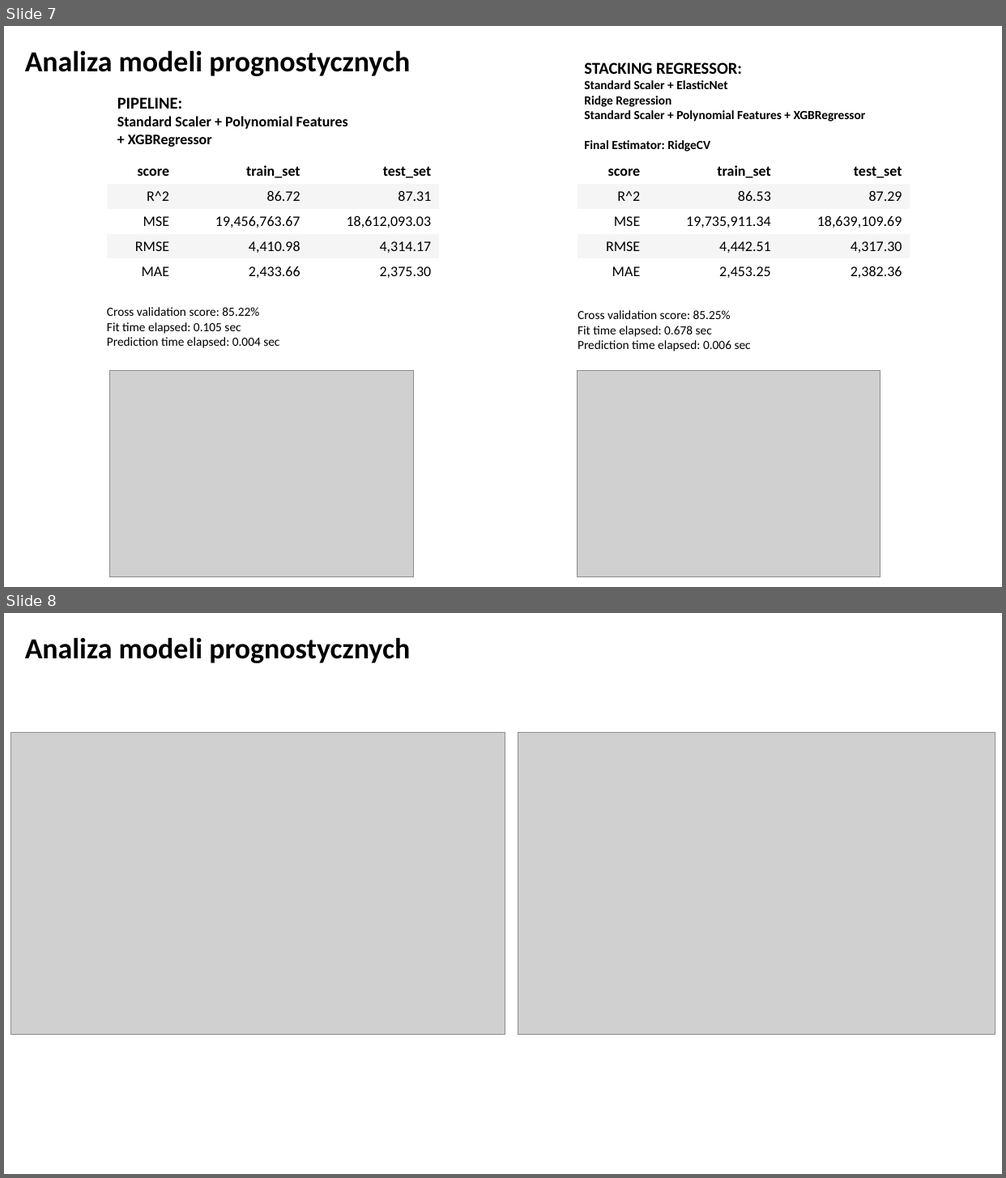
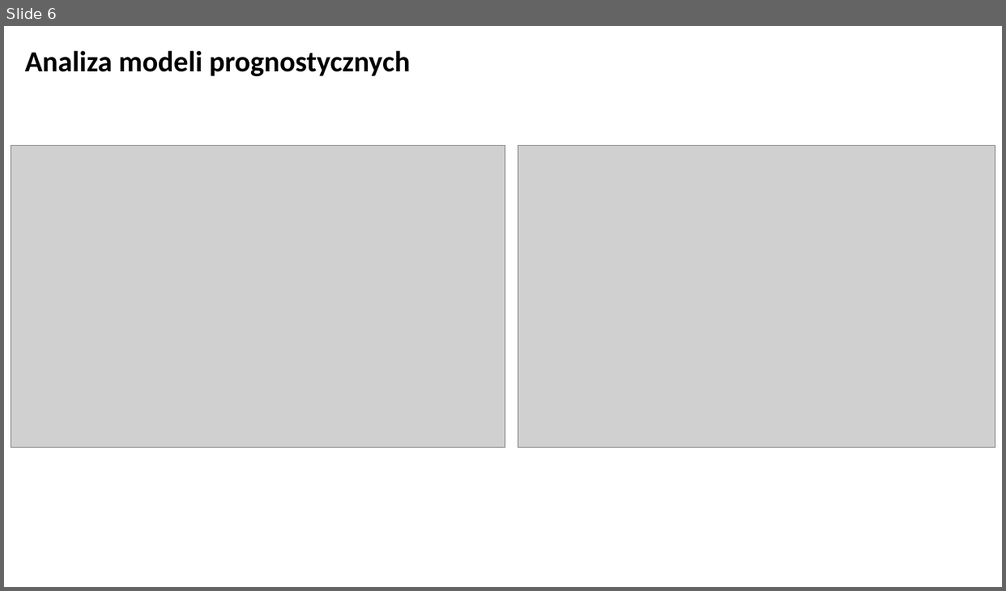
Before and after one commit to infoshareacademy/jdszr5-nonamezzz, a slide deck: Projekt_ML/prezentacja.pptx. Shown one above the other, each under a label of ours: slides 7 and 8 before the commit, slide 6 after it. The pictures are 1006x1178 and 1006x591 pixels, drawn with LibreOffice and Linux fonts; fonts in the diff are those of the drawing; grey boxes stand for pictures. Boxes give left, top, right and bottom in pixels: in the first picture for what was removed or moved away, otherwise in the second. Text is boxed around its words. In the diff, an @@ line names an element or a change of style, - is before the commit and + after.

```diff
--- a/Projekt_ML/prezentacja.pptx
+++ b/Projekt_ML/prezentacja.pptx
@@ slide 7 removed at [4, 26, 1002, 587], background #FFFFFF @@
@@ text removed at [25, 50, 410, 76] @@
-Analiza modeli prognostycznych
@@ text removed at [584, 62, 866, 152] @@
-STACKING REGRESSOR:
-Standard Scaler + ElasticNet
-Ridge Regression
-Standard Scaler + Polynomial Features + XGBRegressor
-Final Estimator: RidgeCV
@@ text removed at [117, 97, 348, 147] @@
-PIPELINE:
-Standard Scaler + Polynomial Features
-+ XGBRegressor
@@ table removed at [107, 160, 439, 284], 5 rows, 3 columns @@
-score | train_set | test_set
-R^2 | 86.72 | 87.31
-MSE | 19,456,763.67 | 18,612,093.03
-RMSE | 4,410.98 | 4,314.17
-MAE | 2,433.66 | 2,375.30
@@ table removed at [577, 160, 910, 284], 5 rows, 3 columns @@
-score | train_set | test_set
-R^2 | 86.53 | 87.29
-MSE | 19,735,911.34 | 18,639,109.69
-RMSE | 4,442.51 | 4,317.30
-MAE | 2,453.25 | 2,382.36
@@ text removed at [107, 307, 279, 348] @@
-Cross validation score: 85.22%
-Fit time elapsed: 0.105 sec
-Prediction time elapsed: 0.004 sec
@@ text removed at [577, 310, 751, 352] @@
-Cross validation score: 85.25%
-Fit time elapsed: 0.678 sec
-Prediction time elapsed: 0.006 sec
@@ picture removed at [109, 370, 413, 577] @@
@@ picture removed at [577, 370, 880, 577] @@
@@ what was slide 8 is now slide 6 @@
```
Also in this commit, not shown: 3 slides changed, 1 other slide removed, 27 other files.
